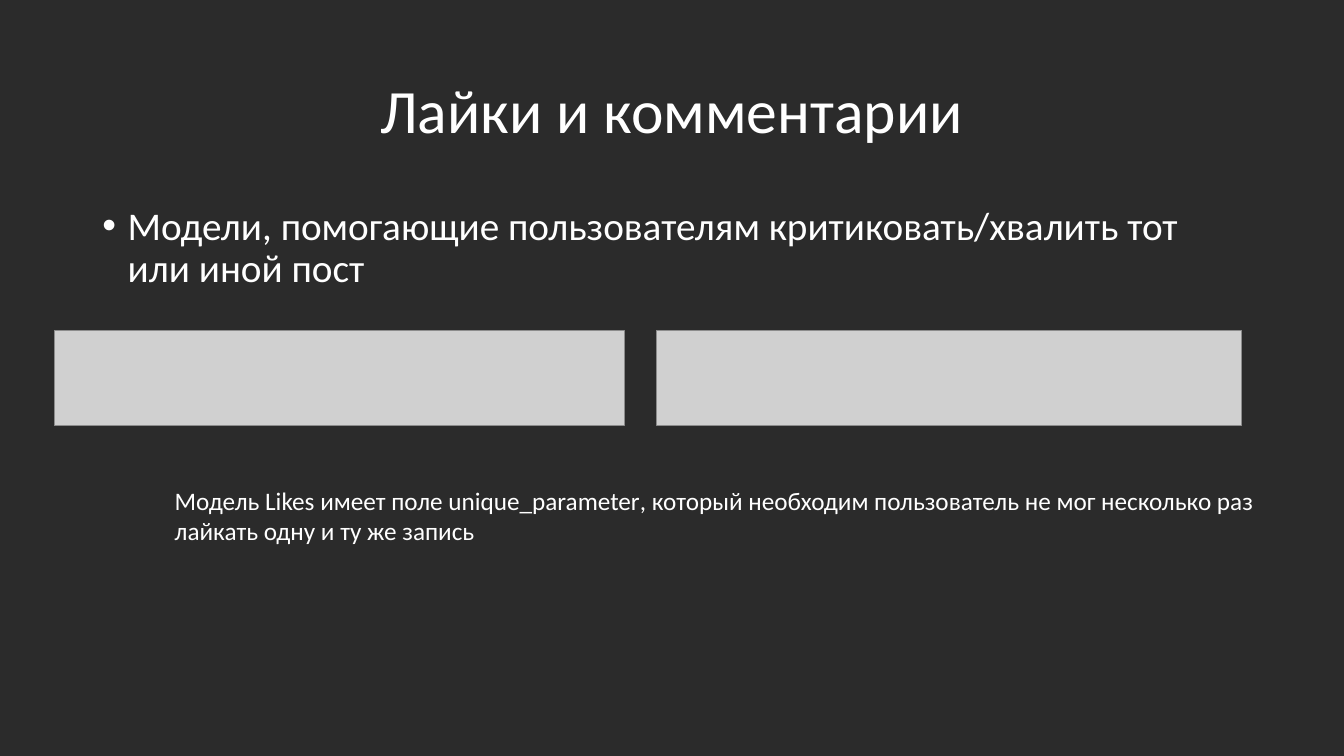
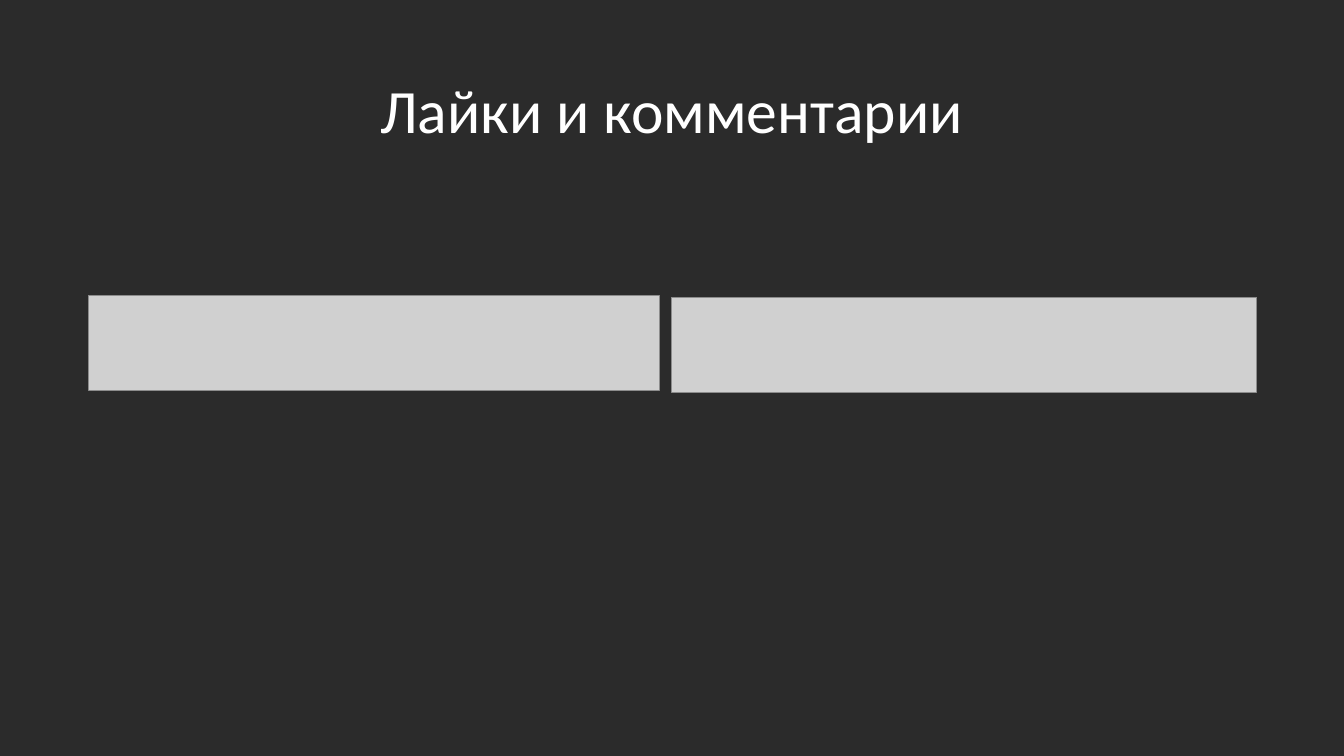
Before and after one commit to Bloodmain/WEBProjectYL, a slide deck: slide 6 of D_amp_K.pptx. Drawn at 1344x756 pixels with LibreOffice and Linux fonts; fonts in the diff are those of the drawing; grey boxes stand for pictures; background and template pictures are left out; a plain dark background stands for a picture behind light text. Boxes give left, top, right and bottom in pixels: in the first picture for what was removed or moved away, otherwise in the second. Text is boxed around its words. In the diff, an @@ line names an element or a change of style, - is before the commit and + after.

```diff
--- a/D_amp_K.pptx
+++ b/D_amp_K.pptx
@@ text removed at (128, 212, 1177, 283) @@
-• Модели, помогающие пользователям критиковать/хвалить тот или иной пост
@@ picture: place and size @@
-picture at (54, 331, 625, 425)
+picture at (89, 295, 659, 390)
@@ picture: place and size @@
-picture at (657, 331, 1242, 425)
+picture at (673, 297, 1257, 392)
@@ text removed at (175, 492, 1253, 544) @@
-Модель Likes имеет поле unique_parameter, который необходим пользователь не мог несколько раз лайкать одну и ту же запись
```
Also in this commit, not shown: 3 other slides changed, 5 slides added, 5 slides removed, 1 other file.
